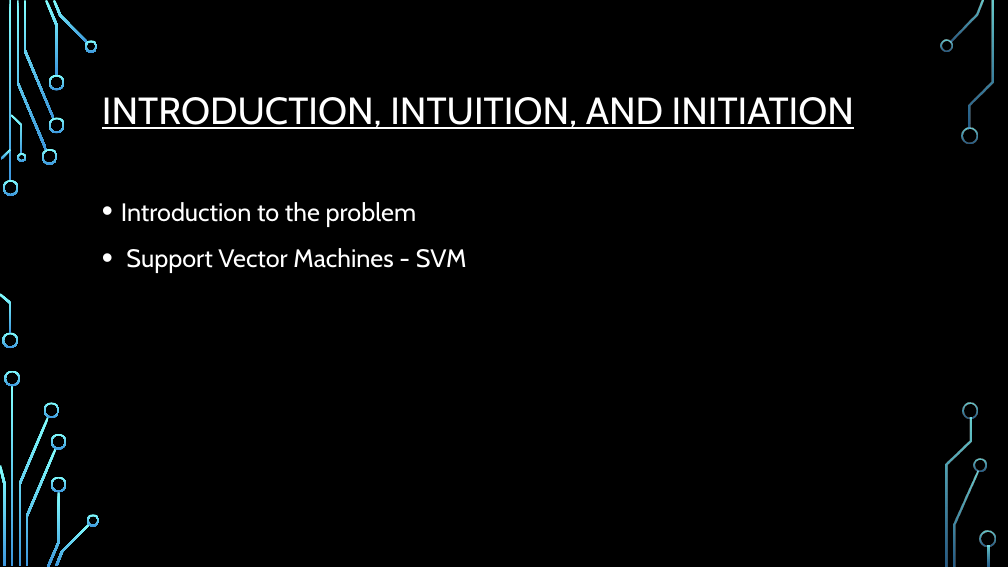
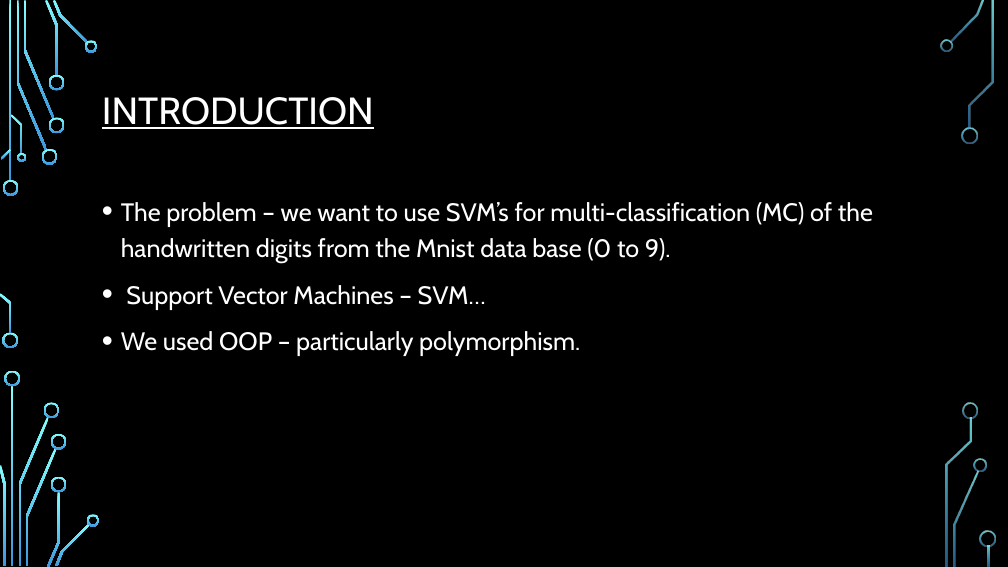
Before and after one commit to idrisdodwell00711/EPM106, a slide deck: slide 4 of Team INVIKTUS.pptm. Drawn at 1008x567 pixels with LibreOffice and Linux fonts; fonts in the diff are those of the drawing; background and template pictures are left out. Boxes give left, top, right and bottom in pixels: in the first picture for what was removed or moved away, otherwise in the second. Text is boxed around its words. In the diff, an @@ line names an element or a change of style, - is before the commit and + after.

```diff
--- a/Team INVIKTUS.pptm
+++ b/Team INVIKTUS.pptm
@@ title at [102, 97, 374, 129]: text changed @@
-INTRODUCTION, INTUITION, AND INITIATION
+INTRODUCTION
@@ text at [121, 202, 873, 356]: text changed @@
-• Introduction to the problem
-• Support Vector Machines - SVM
+• The problem – we want to use SVM’s for multi-classification (MC) of the handwritten digits from the Mnist data base (0 to 9).
+• Support Vector Machines – SVM…
+• We used OOP – particularly polymorphism.
```
Also in this commit, not shown: 3 other slides changed, 6 slides added, 4 slides removed, 2 other files.
